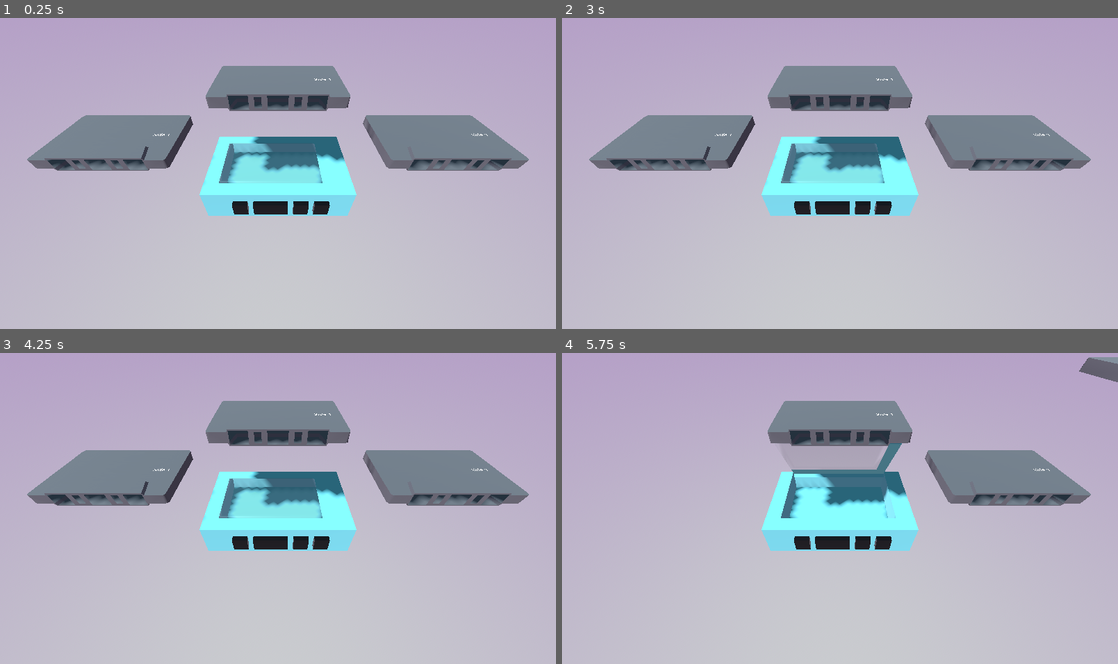
Above: before the commit, frames 1-4 (two rows, left to right).
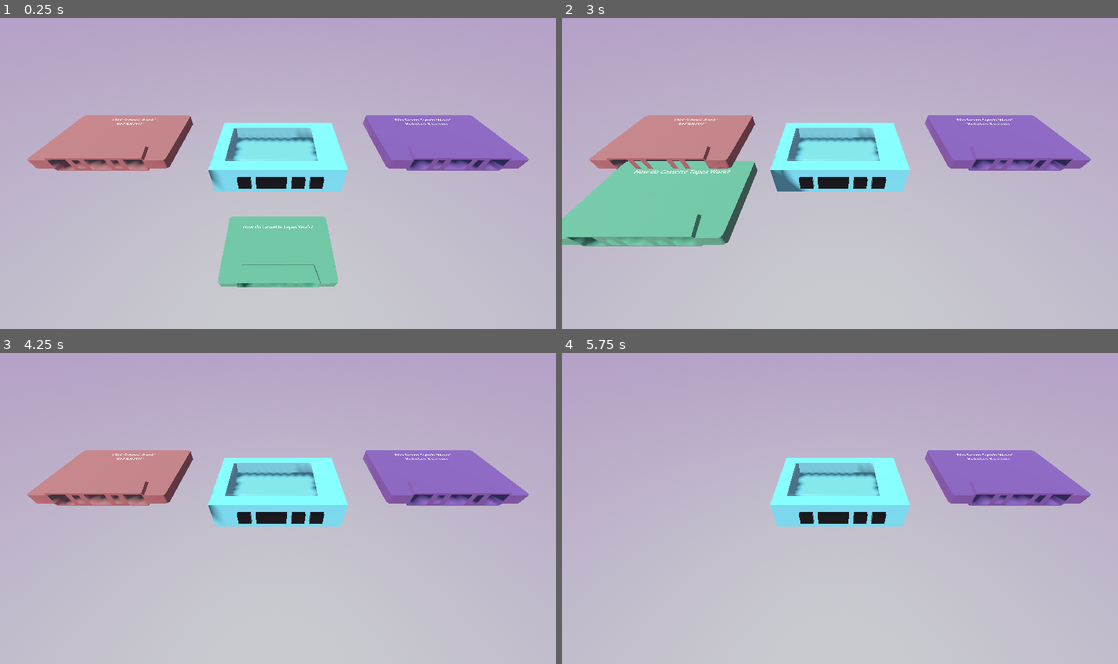
Above: after the commit, the same moments.

Repository: LyciaStenson/CompactCassette
Game: Godot game, scene res://Scenes/Main.tscn
Same seed, same stepped clock (60 frames per second), same inputs: the game is played once before the commit and once after it. Sound files missing from this copy of the repository are replaced by a short silence.
Inputs (mouse positions are in pixels of both pictures, inside the frame that each line leads up to):
- Up to frame 1 (0.25 s): no input
- Up to frame 2 (3 s): tap Enter at 0.5, 2 s; move the mouse to (962, 157) at 0.52 s; click (962, 157) at 0.6 s; tap Space at 1.25, 2.75 s; drag from (728, 189) to (812, 235) at 1.27 s; move the mouse to (895, 105) at 2.02 s; hold Mouse wheel down (ZoomOut) 2.03-2.75 s; click (895, 105) at 2.17 s; drag from (812, 235) to (673, 126) at 2.77 s
- Up to frame 3 (4.25 s): tap Enter at 3.5 s; move the mouse to (444, 555) at 3.52 s; hold Mouse wheel up (ZoomIn) from 3.53 s (still down); click (444, 555) at 3.67 s
- Up to frame 4 (5.75 s): release Mouse wheel up (ZoomIn) at 4.25 s; tap Space at 4.25 s; drag from (673, 461) to (756, 430) at 4.27 s; move the mouse to (867, 508) at 5.02 s; click (867, 508) at 5.1 s

The runs differ from the first frame. In frame 1, 22% of the frame differs, in the area x 4-96%, y 15-87%; in frame 2, 25%, in the area x 0-96%, y 15-74%; in frame 3, 18%; in frame 4, 14%.

Commit message:
Cassette models now have title labels

Diff:
--- /dev/null
+++ b/Materials/NarrationTapeShell.tres
@@ -0,0 +1,18 @@
+[gd_resource type="StandardMaterial3D" load_steps=3 format=3 uid="uid://cmxtoqpf2m7im"]
+
+[sub_resource type="FastNoiseLite" id="FastNoiseLite_kf2iu"]
+frequency = 0.0546
+
+[sub_resource type="NoiseTexture2D" id="NoiseTexture2D_t7i5v"]
+width = 1024
+height = 1024
+as_normal_map = true
+bump_strength = 0.1
+noise = SubResource("FastNoiseLite_kf2iu")
+
+[resource]
+cull_mode = 2
+albedo_color = Color(0.228881, 0.380334, 0.283401, 1)
+roughness = 0.85
+normal_enabled = true
+normal_texture = SubResource("NoiseTexture2D_t7i5v")
--- /dev/null
+++ b/Materials/RockTapeShell.tres
@@ -0,0 +1,18 @@
+[gd_resource type="StandardMaterial3D" load_steps=3 format=3 uid="uid://cjbqw587u8mhk"]
+
+[sub_resource type="FastNoiseLite" id="FastNoiseLite_kf2iu"]
+frequency = 0.0546
+
+[sub_resource type="NoiseTexture2D" id="NoiseTexture2D_t7i5v"]
+width = 1024
+height = 1024
+as_normal_map = true
+bump_strength = 0.1
+noise = SubResource("FastNoiseLite_kf2iu")
+
+[resource]
+cull_mode = 2
+albedo_color = Color(0.409987, 0.23848, 0.223283, 1)
+roughness = 0.85
+normal_enabled = true
+normal_texture = SubResource("NoiseTexture2D_t7i5v")
--- a/Materials/TapeShell.tres
+++ b/Materials/SynthTapeShell.tres
@@ -12,7 +12,7 @@
 
 [resource]
 cull_mode = 2
-albedo_color = Color(0.230315, 0.230315, 0.230315, 1)
+albedo_color = Color(0.289141, 0.178847, 0.333851, 1)
 roughness = 0.85
 normal_enabled = true
 normal_texture = SubResource("NoiseTexture2D_t7i5v")
--- a/Scenes/Main.tscn
+++ b/Scenes/Main.tscn
@@ -28,10 +28,13 @@
 [node name="Main" type="Node3D"]
 
 [node name="CassettePlayer" parent="." instance=ExtResource("1_26e47")]
-transform = Transform3D(-1, 8.74228e-08, 3.82137e-15, 0, -4.37114e-08, 1, 8.74228e-08, 1, 4.37114e-08, 0, 0, 0)
+transform = Transform3D(-1, 8.74228e-08, 3.82137e-15, 0, -4.37114e-08, 1, 8.74228e-08, 1, 4.37114e-08, 0, 0, -0.3)
 
 [node name="RockCassetteTape" parent="." instance=ExtResource("2_ntjbv")]
 transform = Transform3D(1, 0, 0, 0, -4.37114e-08, 1, 0, -1, -4.37114e-08, -1.3, 0.5, 0.1)
+
+[node name="NarrationCassetteTape" parent="." instance=ExtResource("5_l5we8")]
+transform = Transform3D(1, 0, 0, 0, -4.37114e-08, 1, 0, -1, -4.37114e-08, 0, -0.35, 0.75)
 
 [node name="SynthCassetteTape" parent="." instance=ExtResource("2_unspv")]
 transform = Transform3D(1, 0, 0, 0, -4.37114e-08, 1, 0, -1, -4.37114e-08, 1.3, 0.5, 0.1)
@@ -53,6 +56,3 @@
 
 [node name="WorldEnvironment" type="WorldEnvironment" parent="."]
 environment = SubResource("Environment_voxt8")
-
-[node name="NarrationCassetteTape" parent="." instance=ExtResource("5_l5we8")]
-transform = Transform3D(1, 0, 0, 0, -4.37114e-08, 1, 0, -1, -4.37114e-08, 0, 0.85, -0.145)
--- a/Scenes/NarrationCassetteTape.tscn
+++ b/Scenes/NarrationCassetteTape.tscn
@@ -2,7 +2,7 @@
 
 [ext_resource type="Script" path="res://Scripts/CassetteTape.gd" id="1_ny4ru"]
 [ext_resource type="AudioStream" uid="uid://cnihpvaffwknx" path="res://Sounds/Narration.mp3" id="2_1aw52"]
-[ext_resource type="Material" uid="uid://cjbqw587u8mhk" path="res://Materials/TapeShell.tres" id="3_k7qf5"]
+[ext_resource type="Material" uid="uid://cmxtoqpf2m7im" path="res://Materials/NarrationTapeShell.tres" id="3_nuny0"]
 
 [sub_resource type="BoxShape3D" id="BoxShape3D_xftuu"]
 size = Vector3(0.96, 0.6, 0.08)
@@ -30,7 +30,7 @@
 "index_count": 942,
 "index_data": PackedByteArray(4, 1, 21, 0, 27, 0, 4, 1, 37, 1, 21, 0, 31, 0, 78, 1, 16, 0, 78, 1, 87, 1, 84, 1, 87, 1,  …(6959 unchanged characters)…
 "lods": [0.00241452, PackedByteArray(4, 1, 37, 1, 21, 0, 183, 0, 4, 1, 21, 0, 147, 0, 4, 1, 183, 0, 4, 1, 10, 1, 37, 1, …(6648 unchanged characters)…
-"material": ExtResource("3_k7qf5"),
+"material": ExtResource("3_nuny0"),
 "primitive": 3,
 "uv_scale": Vector4(0, 0, 0, 0),
 "vertex_count": 376,
@@ -53,16 +53,9 @@
 mesh = SubResource("ArrayMesh_ym3kl")
 skeleton = NodePath("")
 
-[node name="Side1Label" type="Label3D" parent="."]
-transform = Transform3D(1, 0, 0, 0, 1, 0, 0, 0, 1, 0.35, 0, 0.041)
+[node name="NameLabel" type="Label3D" parent="."]
+transform = Transform3D(1, 0, 0, 0, 1, 0, 0, 0, 1, 0, 0.2, 0.041)
 pixel_size = 0.0005
-text = "Side 1"
+text = "How do Cassette Tapes Work?"
 font_size = 96
 outline_size = 0
-
-[node name="Side2Label" type="Label3D" parent="."]
-transform = Transform3D(-1, 0, -8.74228e-08, 0, 1, 0, 8.74228e-08, 0, -1, 0.35, 0, -0.041)
-pixel_size = 0.0005
-text = "Side 2"
-font_size = 96
-outline_size = 0
--- a/Scenes/RockCassetteTape.tscn
+++ b/Scenes/RockCassetteTape.tscn
@@ -2,7 +2,7 @@
 
 [ext_resource type="Script" path="res://Scripts/CassetteTape.gd" id="1_kflvt"]
 [ext_resource type="AudioStream" uid="uid://noky3dblfrxw" path="res://Sounds/old-school-rock-247020.mp3" id="2_yaty6"]
-[ext_resource type="Material" uid="uid://cjbqw587u8mhk" path="res://Materials/TapeShell.tres" id="3_q6r1u"]
+[ext_resource type="Material" uid="uid://cjbqw587u8mhk" path="res://Materials/RockTapeShell.tres" id="3_yuq4g"]
 
 [sub_resource type="BoxShape3D" id="BoxShape3D_xftuu"]
 size = Vector3(0.96, 0.6, 0.08)
@@ -30,7 +30,7 @@
 "index_count": 942,
 "index_data": PackedByteArray(4, 1, 21, 0, 27, 0, 4, 1, 37, 1, 21, 0, 31, 0, 78, 1, 16, 0, 78, 1, 87, 1, 84, 1, 87, 1,  …(6959 unchanged characters)…
 "lods": [0.00241452, PackedByteArray(4, 1, 37, 1, 21, 0, 183, 0, 4, 1, 21, 0, 147, 0, 4, 1, 183, 0, 4, 1, 10, 1, 37, 1, …(6648 unchanged characters)…
-"material": ExtResource("3_q6r1u"),
+"material": ExtResource("3_yuq4g"),
 "primitive": 3,
 "uv_scale": Vector4(0, 0, 0, 0),
 "vertex_count": 376,
@@ -54,16 +54,10 @@
 mesh = SubResource("ArrayMesh_ym3kl")
 skeleton = NodePath("")
 
-[node name="Side1Label" type="Label3D" parent="."]
-transform = Transform3D(1, 0, 0, 0, 1, 0, 0, 0, 1, 0.35, 0, 0.041)
+[node name="NameLabel" type="Label3D" parent="."]
+transform = Transform3D(1, 0, 0, 0, 1, 0, 0, 0, 1, 0, 0.2, 0.041)
 pixel_size = 0.0005
-text = "Side 1"
+text = "'Old School Rock'
+BFCMUSIC"
 font_size = 96
 outline_size = 0
-
-[node name="Side2Label" type="Label3D" parent="."]
-transform = Transform3D(-1, 0, -8.74228e-08, 0, 1, 0, 8.74228e-08, 0, -1, 0.35, 0, -0.041)
-pixel_size = 0.0005
-text = "Side 2"
-font_size = 96
-outline_size = 0
--- a/Scenes/SynthCassetteTape.tscn
+++ b/Scenes/SynthCassetteTape.tscn
@@ -2,7 +2,7 @@
 
 [ext_resource type="Script" path="res://Scripts/CassetteTape.gd" id="1_0adaw"]
 [ext_resource type="AudioStream" uid="uid://b3j4vgobe8vlf" path="res://Sounds/80s-retro-synth-wave-223103.mp3" id="2_2mj41"]
-[ext_resource type="Material" uid="uid://cjbqw587u8mhk" path="res://Materials/TapeShell.tres" id="3_humj7"]
+[ext_resource type="Material" uid="uid://dvemi45ft6jm8" path="res://Materials/SynthTapeShell.tres" id="3_bd372"]
 
 [sub_resource type="BoxShape3D" id="BoxShape3D_xftuu"]
 size = Vector3(0.96, 0.6, 0.08)
@@ -30,7 +30,7 @@
 "index_count": 942,
 "index_data": PackedByteArray(4, 1, 21, 0, 27, 0, 4, 1, 37, 1, 21, 0, 31, 0, 78, 1, 16, 0, 78, 1, 87, 1, 84, 1, 87, 1,  …(6959 unchanged characters)…
 "lods": [0.00241452, PackedByteArray(4, 1, 37, 1, 21, 0, 183, 0, 4, 1, 21, 0, 147, 0, 4, 1, 183, 0, 4, 1, 10, 1, 37, 1, …(6648 unchanged characters)…
-"material": ExtResource("3_humj7"),
+"material": ExtResource("3_bd372"),
 "primitive": 3,
 "uv_scale": Vector4(0, 0, 0, 0),
 "vertex_count": 376,
@@ -53,16 +53,10 @@
 mesh = SubResource("ArrayMesh_ym3kl")
 skeleton = NodePath("")
 
-[node name="Side1Label" type="Label3D" parent="."]
-transform = Transform3D(1, 0, 0, 0, 1, 0, 0, 0, 1, 0.35, 0, 0.041)
+[node name="NameLabel" type="Label3D" parent="."]
+transform = Transform3D(1, 0, 0, 0, 1, 0, 0, 0, 1, 0, 0.2, 0.041)
 pixel_size = 0.0005
-text = "Side 1"
+text = "'80s Retro Synth Wave'
+Bohdan Kuzmin"
 font_size = 96
 outline_size = 0
-
-[node name="Side2Label" type="Label3D" parent="."]
-transform = Transform3D(-1, 0, -8.74228e-08, 0, 1, 0, 8.74228e-08, 0, -1, 0.35, 0, -0.041)
-pixel_size = 0.0005
-text = "Side 2"
-font_size = 96
-outline_size = 0
Not shown: 1 places in Materials/SynthTapeShell.tres that only renumber resources
